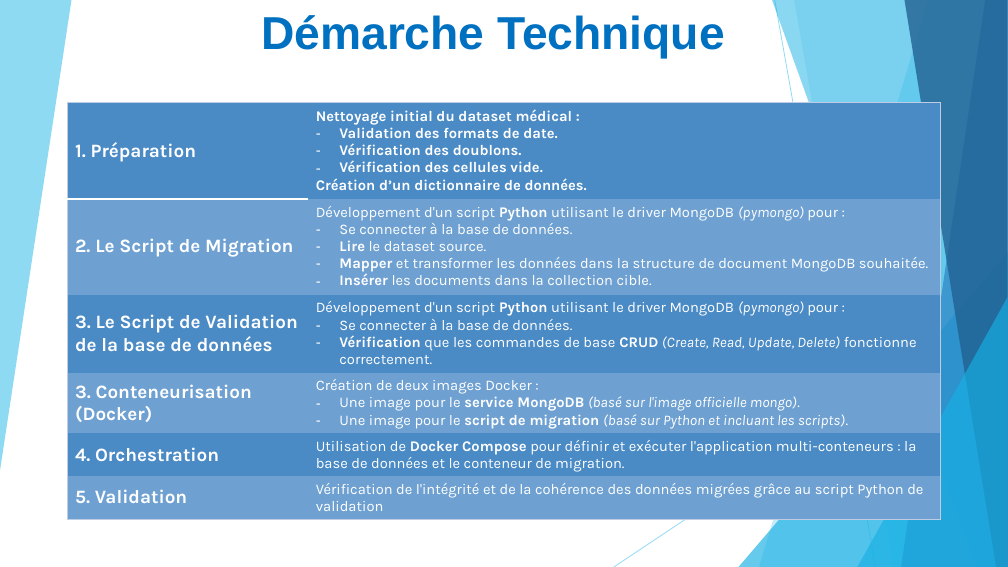
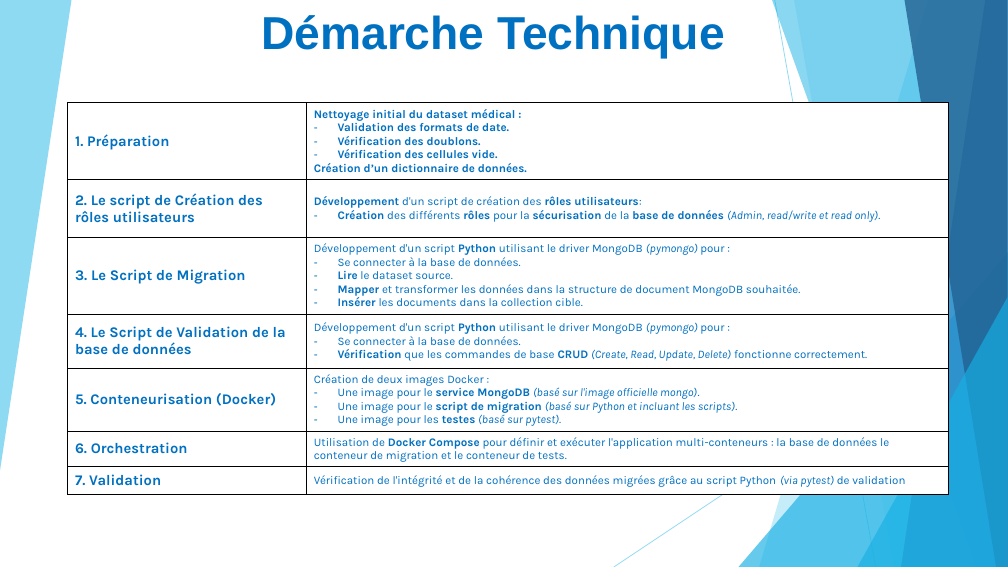
Before and after one commit to merais/formation, a slide deck: slide 6 of P5_Maintenez_et_documentez_un_systeme_de_stockage_des_donnees_securise_et_performant_bailleul_aymeric/_projet/_docs/ABAI_P5_03_presentation.pptx. Drawn at 1008x567 pixels with LibreOffice and Linux fonts; fonts in the diff are those of the drawing. Boxes give left, top, right and bottom in pixels: in the first picture for what was removed or moved away, otherwise in the second. Text is boxed around its words. In the diff, an @@ line names an element or a change of style, - is before the commit and + after.

Commit message:
docs(P5): Mise à jour documentation projet
- Mise à jour README.md
- Mise à jour logbook (ABAI_P5_00_logbook.md)
- Mise à jour présentation (ABAI_P5_03_presentation.pptx)

```diff
--- a/P5_Maintenez_et_documentez_un_systeme_de_stockage_des_donnees_securise_et_performant_bailleul_aymeric/_projet/_docs/ABAI_P5_03_presentation.pptx
+++ b/P5_Maintenez_et_documentez_un_systeme_de_stockage_des_donnees_securise_et_performant_bailleul_aymeric/_projet/_docs/ABAI_P5_03_presentation.pptx
@@ table at <box>67,103,949,495</box> @@
-row 2: 2. Le Script de Migration | Développement d'un script Python utilisant le driver MongoDB (pymongo) pour : / Se connecter à la base de données. / Lire le dataset source. / Mapper et transformer les données dans la structure de document MongoDB souhaitée. / Insérer les documents dans la collection cible.
-row 3: 3. Le Script de Validation de la base de données | Développement d'un script Python utilisant le driver MongoDB (pymongo) pour : / Se connecter à la base de données. / Vérification que les commandes de base CRUD (Create, Read, Update, Delete) fonctionne correctement.
-row 4: 3. Conteneurisation (Docker) | Création de deux images Docker : / Une image pour le service MongoDB (basé sur l'image officielle mongo). / Une image pour le script de migration (basé sur Python et incluant les scripts).
-row 5: 4. Orchestration | Utilisation de Docker Compose pour définir et exécuter l'application multi-conteneurs : la base de données et le conteneur de migration.
-row 6: 5. Validation | Vérification de l'intégrité et de la cohérence des données migrées grâce au script Python de validation
+row 2: 2. Le script de Création des rôles utilisateurs | Développement d'un script de création des rôles utilisateurs: / Création des différents rôles pour la sécurisation de la base de données (Admin, read/write et read only).
+row 3: 3. Le Script de Migration | Développement d'un script Python utilisant le driver MongoDB (pymongo) pour : / Se connecter à la base de données. / Lire le dataset source. / Mapper et transformer les données dans la structure de document MongoDB souhaitée. / Insérer les documents dans la collection cible.
+row 4: 4. Le Script de Validation de la base de données | Développement d'un script Python utilisant le driver MongoDB (pymongo) pour : / Se connecter à la base de données. / Vérification que les commandes de base CRUD (Create, Read, Update, Delete) fonctionne correctement.
+row 5: 5. Conteneurisation (Docker) | Création de deux images Docker : / Une image pour le service MongoDB (basé sur l'image officielle mongo). / Une image pour le script de migration (basé sur Python et incluant les scripts). / Une image pour les testes (basé sur pytest).
+row 6: 6. Orchestration | Utilisation de Docker Compose pour définir et exécuter l'application multi-conteneurs : la base de données le conteneur de migration et le conteneur de tests.
+row 7: 7. Validation | Vérification de l'intégrité et de la cohérence des données migrées grâce au script Python (via pytest) de validation
@@ table: place and size @@
-table at <box>67,103,940,519</box>
+table at <box>67,103,949,495</box>
```
Also in this commit, not shown: 1 other slide changed, 2 slides added, 2 other files.
